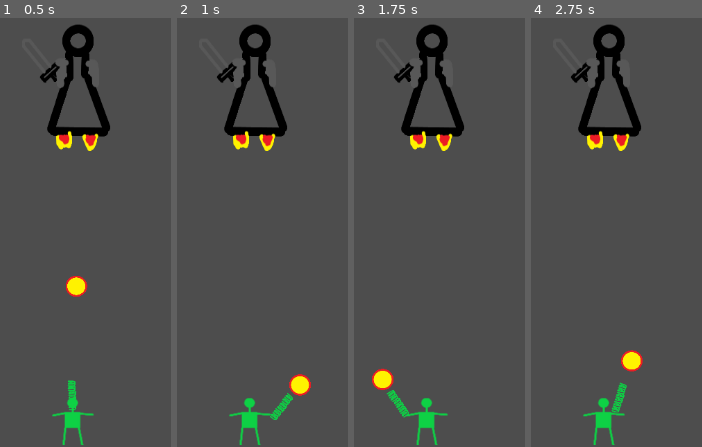
Above: before the commit, frames 1-4 (left to right).
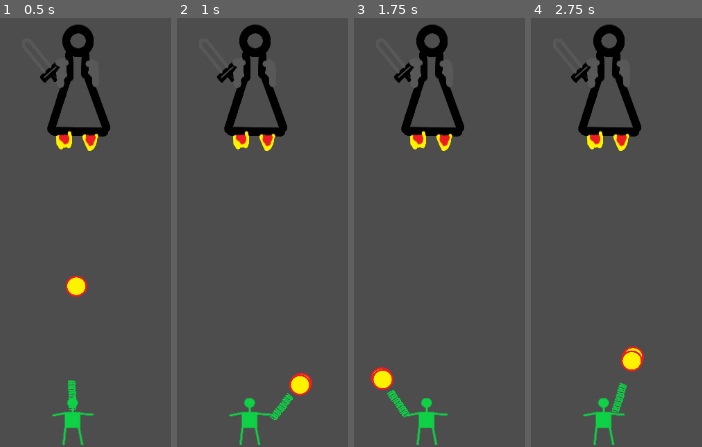
Above: after the commit, the same moments.

Repository: Shalkka/hosenoler
Game: Godot game, scene res://skypew.tscn
Same seed, same stepped clock (60 frames per second), same inputs: the game is played once before the commit and once after it.
Inputs (mouse positions are in pixels of both pictures, inside the frame that each line leads up to):
- Up to frame 1 (0.5 s): no input
- Up to frame 2 (1 s): tap Enter (ui_accept) at 0.5, 0.6, 0.77 s; move the mouse to (outside the picture) at 0.52 s; hold Right (ui_right) from 0.53 s (still down); click (outside the picture) at 0.67 s
- Up to frame 3 (1.75 s): keep holding Right (ui_right); tap Enter (ui_accept) at 1.07, 1.35, 1.52 s; move the mouse to (outside the picture) at 1.27 s; click (outside the picture) at 1.42 s
- Up to frame 4 (2.75 s): tap Enter (ui_accept) at 1.82, 2.1 s; move the mouse to (outside the picture) at 2.02 s; release Right (ui_right) at 2.03 s; hold Left (ui_left) from 2.03 s (still down); click (outside the picture) at 2.17 s

Frame 1 is identical in both runs. In frame 2, less than 0.1% of the frame differs, in the area x 65-79%, y 82-89%; in frame 3, less than 0.1%; in frame 4, 0.2%, in the area x 53-67%, y 76-82%.

Commit message:
simple completeable

Diff:
--- /dev/null
+++ b/BogeyWound.gd
@@ -0,0 +1,21 @@
+extends RigidBody2D
+
+
+# Called when the node enters the scene tree for the first time.
+func _ready():
+	pass # Replace with function body.
+
+
+# Called every frame. 'delta' is the elapsed time since the previous frame.
+func _process(delta):
+	pass
+
+
+func _on_body_entered(body):
+	print ("ENTERED",body)
+	pass # Replace with function body.
+
+
+func _on_rigid_body_2d_body_entered(body):
+	print("sideways")
+	pass # Replace with function body.
--- /dev/null
+++ b/BulletRoll.gd
@@ -0,0 +1,32 @@
+extends Node2D
+
+var velocity_x=0.0
+var velocity_y=0.0
+
+var phase_layer=0
+
+var spring_range=50**2
+
+var collision_buddy=null
+
+# Called when the node enters the scene tree for the first time.
+func _ready():
+	pass # Replace with function body.
+
+func set_velocity(velv):
+	velocity_x=velv.x
+	velocity_y=velv.y
+# Called every frame. 'delta' is the elapsed time since the previous frame.
+func _process(delta):
+	position.x=position.x+velocity_x
+	position.y=position.y+velocity_y
+	if collision_buddy:
+		var separation=global_position.distance_squared_to(collision_buddy.global_position)
+		##print("consider", separation)
+		if separation<spring_range:
+			bump()
+
+func bump():
+	print("bump")
+	collision_buddy.hide()
+	hide()
--- /dev/null
+++ b/SkybogeyLayer.gd
@@ -0,0 +1,14 @@
+extends Node2D
+
+
+# Called when the node enters the scene tree for the first time.
+func _ready():
+	pass # Replace with function body.
+
+
+# Called every frame. 'delta' is the elapsed time since the previous frame.
+func _process(delta):
+	pass
+
+func TakeHit():
+	hide()
--- /dev/null
+++ b/SkybogeyPile.gd
@@ -0,0 +1,11 @@
+extends Node2D
+
+
+# Called when the node enters the scene tree for the first time.
+func _ready():
+	pass # Replace with function body.
+
+
+# Called every frame. 'delta' is the elapsed time since the previous frame.
+func _process(delta):
+	pass
--- a/overall.gd
+++ b/overall.gd
@@ -2,10 +2,22 @@
 
 var aimer
 var bullet
+var disc
 # Called when the node enters the scene tree for the first time.
 func _ready():
 	aimer=get_node("Hunter").get_node("Barrel")
 	bullet=get_node("BulletStack")
+	disc=get_node("Skybogey")
+	bullet.get_node("Node2D").collision_buddy=disc.get_node("Node2D")
+	bullet.get_node("Node2D2").collision_buddy=disc.get_node("Node2D2")
+	bullet.get_node("Node2D3").collision_buddy=disc.get_node("Node2D3")
+	bullet.get_node("Node2D4").collision_buddy=disc.get_node("Node2D4")
+	bullet.get_node("Node2D5").collision_buddy=disc.get_node("Node2D5")
+	bullet.get_node("Node2D6").collision_buddy=disc.get_node("Node2D6")
+	bullet.get_node("Node2D7").collision_buddy=disc.get_node("Node2D7")
+	bullet.get_node("Node2D8").collision_buddy=disc.get_node("Node2D8")
+	bullet.get_node("Node2D9").collision_buddy=disc.get_node("Node2D9")
+	bullet.get_node("Node2D10").collision_buddy=disc.get_node("Node2D10")
 	pass # Replace with function body.
 
 
@@ -13,17 +25,27 @@
 func _process(delta):
 	pass
 
+func signal_bounce():
+	print ("a thing happened")
+
 func _input(event):
 	   # Mouse in viewport coordinates.
 	if event is InputEventMouseButton:
 		print("Mouse Click/Unclick at: ", event.position)
 		var vinks=aimer.global_position.angle_to_point(event.position)
-		print ("winks",vinks)
+		#print ("winks",vinks)
+		bullet.launch_reset()
 		bullet.global_position=aimer.global_position+Vector2(100.0,0.0).rotated(vinks)
 		bullet.set_velocity(Vector2(1.0,0.0).rotated(vinks))
+		bullet.initiate_velospread()
 	elif event is InputEventMouseMotion:
-		print("Mouse Motion at: ", event.position)
+		#print("Mouse Motion at: ", event.position)
 		var vinks=((event.position.angle_to_point(aimer.global_position)/(2*PI))*360.0)-90.0
-		print("winks",vinks)
+		#print("winks",vinks)
 		aimer.Reorient(vinks)
    # Print the size of the viewport.
+
+
+func _on_rigid_body_2d_body_entered(body):
+	print("weird place")
+	pass # Replace with function body.
--- a/skypew.tscn
+++ b/skypew.tscn
@@ -8,6 +8,9 @@
 [ext_resource type="Texture2D" uid="uid://d338uqbbjvyls" path="res://bullet.png" id="4_x80q6"]
 [ext_resource type="Texture2D" uid="uid://fartntc1bxxd" path="res://coil.png" id="5_hgd56"]
 [ext_resource type="Texture2D" uid="uid://7bbbsxtj3hl7" path="res://jetblade.png" id="5_vonbh"]
+[ext_resource type="Script" path="res://BulletRoll.gd" id="7_a3y4b"]
+[ext_resource type="Script" path="res://SkybogeyPile.gd" id="9_8vv7x"]
+[ext_resource type="Script" path="res://SkybogeyLayer.gd" id="10_ufyms"]
 
 [sub_resource type="SpriteFrames" id="SpriteFrames_c0cbh"]
 animations = [{
@@ -79,66 +82,79 @@
 script = ExtResource("3_lr551")
 
 [node name="Node2D" type="Node2D" parent="BulletStack"]
+script = ExtResource("7_a3y4b")
 
 [node name="AnimatedSprite2D" type="AnimatedSprite2D" parent="BulletStack/Node2D"]
 sprite_frames = SubResource("SpriteFrames_n67mr")
 
 [node name="Node2D2" type="Node2D" parent="BulletStack"]
+script = ExtResource("7_a3y4b")
 
 [node name="AnimatedSprite2D" type="AnimatedSprite2D" parent="BulletStack/Node2D2"]
 sprite_frames = SubResource("SpriteFrames_n67mr")
 
 [node name="Node2D3" type="Node2D" parent="BulletStack"]
+script = ExtResource("7_a3y4b")
 
 [node name="AnimatedSprite2D" type="AnimatedSprite2D" parent="BulletStack/Node2D3"]
 sprite_frames = SubResource("SpriteFrames_n67mr")
 
 [node name="Node2D4" type="Node2D" parent="BulletStack"]
+script = ExtResource("7_a3y4b")
 
 [node name="AnimatedSprite2D" type="AnimatedSprite2D" parent="BulletStack/Node2D4"]
 sprite_frames = SubResource("SpriteFrames_n67mr")
 
 [node name="Node2D5" type="Node2D" parent="BulletStack"]
+script = ExtResource("7_a3y4b")
 
 [node name="AnimatedSprite2D" type="AnimatedSprite2D" parent="BulletStack/Node2D5"]
 sprite_frames = SubResource("SpriteFrames_n67mr")
 
 [node name="Node2D6" type="Node2D" parent="BulletStack"]
+script = ExtResource("7_a3y4b")
 
 [node name="AnimatedSprite2D" type="AnimatedSprite2D" parent="BulletStack/Node2D6"]
 sprite_frames = SubResource("SpriteFrames_n67mr")
 
 [node name="Node2D7" type="Node2D" parent="BulletStack"]
+script = ExtResource("7_a3y4b")
 
 [node name="AnimatedSprite2D" type="AnimatedSprite2D" parent="BulletStack/Node2D7"]
 sprite_frames = SubResource("SpriteFrames_n67mr")
 
 [node name="Node2D8" type="Node2D" parent="BulletStack"]
+script = ExtResource("7_a3y4b")
 
 [node name="AnimatedSprite2D" type="AnimatedSprite2D" parent="BulletStack/Node2D8"]
 sprite_frames = SubResource("SpriteFrames_n67mr")
 
 [node name="Node2D9" type="Node2D" parent="BulletStack"]
+script = ExtResource("7_a3y4b")
 
 [node name="AnimatedSprite2D" type="AnimatedSprite2D" parent="BulletStack/Node2D9"]
 sprite_frames = SubResource("SpriteFrames_n67mr")
 
 [node name="Node2D10" type="Node2D" parent="BulletStack"]
+script = ExtResource("7_a3y4b")
 
 [node name="AnimatedSprite2D" type="AnimatedSprite2D" parent="BulletStack/Node2D10"]
 sprite_frames = SubResource("SpriteFrames_n67mr")
 
 [node name="Skybogey" type="Node2D" parent="."]
 position = Vector2(528, 130)
+script = ExtResource("9_8vv7x")
 
 [node name="Node2D4" type="Node2D" parent="Skybogey"]
 position = Vector2(-1, 1)
+script = ExtResource("10_ufyms")
 
 [node name="AnimatedSprite2D" type="AnimatedSprite2D" parent="Skybogey/Node2D4"]
 sprite_frames = SubResource("SpriteFrames_rjv6x")
 
 [node name="Node2D" type="Node2D" parent="Skybogey"]
 position = Vector2(-2, 0)
+script = ExtResource("10_ufyms")
 
 [node name="AnimatedSprite2D" type="AnimatedSprite2D" parent="Skybogey/Node2D"]
 sprite_frames = SubResource("SpriteFrames_rjv6x")
@@ -149,45 +165,53 @@
 [node name="AnimatedSprite2D" type="AnimatedSprite2D" parent="Skybogey/Node2D3"]
 position = Vector2(-3, 0)
 sprite_frames = SubResource("SpriteFrames_rjv6x")
+script = ExtResource("10_ufyms")
 
 [node name="Node2D2" type="Node2D" parent="Skybogey"]
 
 [node name="AnimatedSprite2D" type="AnimatedSprite2D" parent="Skybogey/Node2D2"]
 position = Vector2(-1, -1)
 sprite_frames = SubResource("SpriteFrames_rjv6x")
+script = ExtResource("10_ufyms")
 
 [node name="Node2D5" type="Node2D" parent="Skybogey"]
 position = Vector2(-1, 1)
 
 [node name="AnimatedSprite2D" type="AnimatedSprite2D" parent="Skybogey/Node2D5"]
 sprite_frames = SubResource("SpriteFrames_rjv6x")
+script = ExtResource("10_ufyms")
 
 [node name="Node2D6" type="Node2D" parent="Skybogey"]
 position = Vector2(-1, 1)
 
 [node name="AnimatedSprite2D" type="AnimatedSprite2D" parent="Skybogey/Node2D6"]
 sprite_frames = SubResource("SpriteFrames_rjv6x")
+script = ExtResource("10_ufyms")
 
 [node name="Node2D7" type="Node2D" parent="Skybogey"]
 position = Vector2(-1, 1)
 
 [node name="AnimatedSprite2D" type="AnimatedSprite2D" parent="Skybogey/Node2D7"]
 sprite_frames = SubResource("SpriteFrames_rjv6x")
+script = ExtResource("10_ufyms")
 
 [node name="Node2D8" type="Node2D" parent="Skybogey"]
 position = Vector2(-1, 1)
 
 [node name="AnimatedSprite2D" type="AnimatedSprite2D" parent="Skybogey/Node2D8"]
 sprite_frames = SubResource("SpriteFrames_rjv6x")
+script = ExtResource("10_ufyms")
 
 [node name="Node2D9" type="Node2D" parent="Skybogey"]
 position = Vector2(-1, 1)
 
 [node name="AnimatedSprite2D" type="AnimatedSprite2D" parent="Skybogey/Node2D9"]
 sprite_frames = SubResource("SpriteFrames_rjv6x")
+script = ExtResource("10_ufyms")
 
 [node name="Node2D10" type="Node2D" parent="Skybogey"]
 position = Vector2(-1, 1)
 
 [node name="AnimatedSprite2D" type="AnimatedSprite2D" parent="Skybogey/Node2D10"]
 sprite_frames = SubResource("SpriteFrames_rjv6x")
+script = ExtResource("10_ufyms")
--- a/spread_bullet.gd
+++ b/spread_bullet.gd
@@ -3,8 +3,31 @@
 var velocity_x=0.0
 var velocity_y=0.0
 
+var instance_layer1=null
+var instance_layer2=null
+var instance_layer3=null
+var instance_layer4=null
+var instance_layer5=null
+var instance_layer6=null
+var instance_layer7=null
+var instance_layer8=null
+var instance_layer9=null
+var instance_layer10=null
+
+
 # Called when the node enters the scene tree for the first time.
 func _ready():
+	instance_layer1=get_node("Node2D")
+	instance_layer2=get_node("Node2D2")
+	instance_layer3=get_node("Node2D3")
+	instance_layer4=get_node("Node2D4")
+	instance_layer5=get_node("Node2D5")
+	instance_layer6=get_node("Node2D6")
+	instance_layer7=get_node("Node2D7")
+	instance_layer8=get_node("Node2D8")
+	instance_layer9=get_node("Node2D9")
+	instance_layer10=get_node("Node2D10")
+
 	pass # Replace with function body.
 
 
@@ -16,3 +39,46 @@
 func set_velocity(velv):
 	velocity_x=velv.x
 	velocity_y=velv.y
+
+func launch_reset():
+	instance_layer1.position=Vector2(0.0,0.0)
+	instance_layer1.set_velocity(Vector2(0.0,0.0))
+	instance_layer1.phase_layer=0
+	instance_layer2.position=Vector2(0.0,0.0)
+	instance_layer2.set_velocity(Vector2(0.0,0.0))
+	instance_layer2.phase_layer=1
+	instance_layer3.position=Vector2(0.0,0.0)
+	instance_layer3.set_velocity(Vector2(0.0,0.0))
+	instance_layer3.phase_layer=3
+	instance_layer4.position=Vector2(0.0,0.0)
+	instance_layer4.set_velocity(Vector2(0.0,0.0))
+	instance_layer4.phase_layer=4
+	instance_layer5.position=Vector2(0.0,0.0)
+	instance_layer5.set_velocity(Vector2(0.0,0.0))
+	instance_layer5.phase_layer=5
+	instance_layer6.position=Vector2(0.0,0.0)
+	instance_layer6.set_velocity(Vector2(0.0,0.0))
+	instance_layer6.phase_layer=6
+	instance_layer7.position=Vector2(0.0,0.0)
+	instance_layer7.set_velocity(Vector2(0.0,0.0))
+	instance_layer7.phase_layer=7
+	instance_layer8.position=Vector2(0.0,0.0)
+	instance_layer8.set_velocity(Vector2(0.0,0.0))
+	instance_layer8.phase_layer=8
+	instance_layer9.position=Vector2(0.0,0.0)
+	instance_layer9.set_velocity(Vector2(0.0,0.0))
+	instance_layer9.phase_layer=9
+	instance_layer10.position=Vector2(0.0,0.0)
+	instance_layer10.set_velocity(Vector2(0.0,0.0))
+	instance_layer10.phase_layer=10
+
+func initiate_velospread():
+	instance_layer1.set_velocity(Vector2(velocity_x*0.0,velocity_y*0.0))
+	instance_layer2.set_velocity(Vector2(velocity_x*0.1,velocity_y*0.1))
+	instance_layer3.set_velocity(Vector2(velocity_x*0.2,velocity_y*0.2))
+	instance_layer4.set_velocity(Vector2(velocity_x*0.3,velocity_y*0.3))
+	instance_layer5.set_velocity(Vector2(velocity_x*0.4,velocity_y*0.4))
+	instance_layer6.set_velocity(Vector2(velocity_x*0.5,velocity_y*0.5))
+	instance_layer7.set_velocity(Vector2(velocity_x*0.6,velocity_y*0.6))
+	instance_layer8.set_velocity(Vector2(velocity_x*0.7,velocity_y*0.7))
+	instance_layer9.set_velocity(Vector2(velocity_x*0.8,velocity_y*0.8))
--- /dev/null
+++ b/tackler.gd
@@ -0,0 +1,28 @@
+extends CharacterBody2D
+
+
+const SPEED = 300.0
+const JUMP_VELOCITY = -400.0
+
+# Get the gravity from the project settings to be synced with RigidBody nodes.
+var gravity = ProjectSettings.get_setting("physics/2d/default_gravity")
+
+
+func _physics_process(delta):
+	# Add the gravity.
+	if not is_on_floor():
+		velocity.y += gravity * delta
+
+	# Handle jump.
+	if Input.is_action_just_pressed("ui_accept") and is_on_floor():
+		velocity.y = JUMP_VELOCITY
+
+	# Get the input direction and handle the movement/deceleration.
+	# As good practice, you should replace UI actions with custom gameplay actions.
+	var direction = Input.get_axis("ui_left", "ui_right")
+	if direction:
+		velocity.x = direction * SPEED
+	else:
+		velocity.x = move_toward(velocity.x, 0, SPEED)
+
+	move_and_slide()
Not shown: 1 places in skypew.tscn that only renumber resources
Binary file added: velocity_superposition.png
Not shown, added: velocity_superposition.png.import
